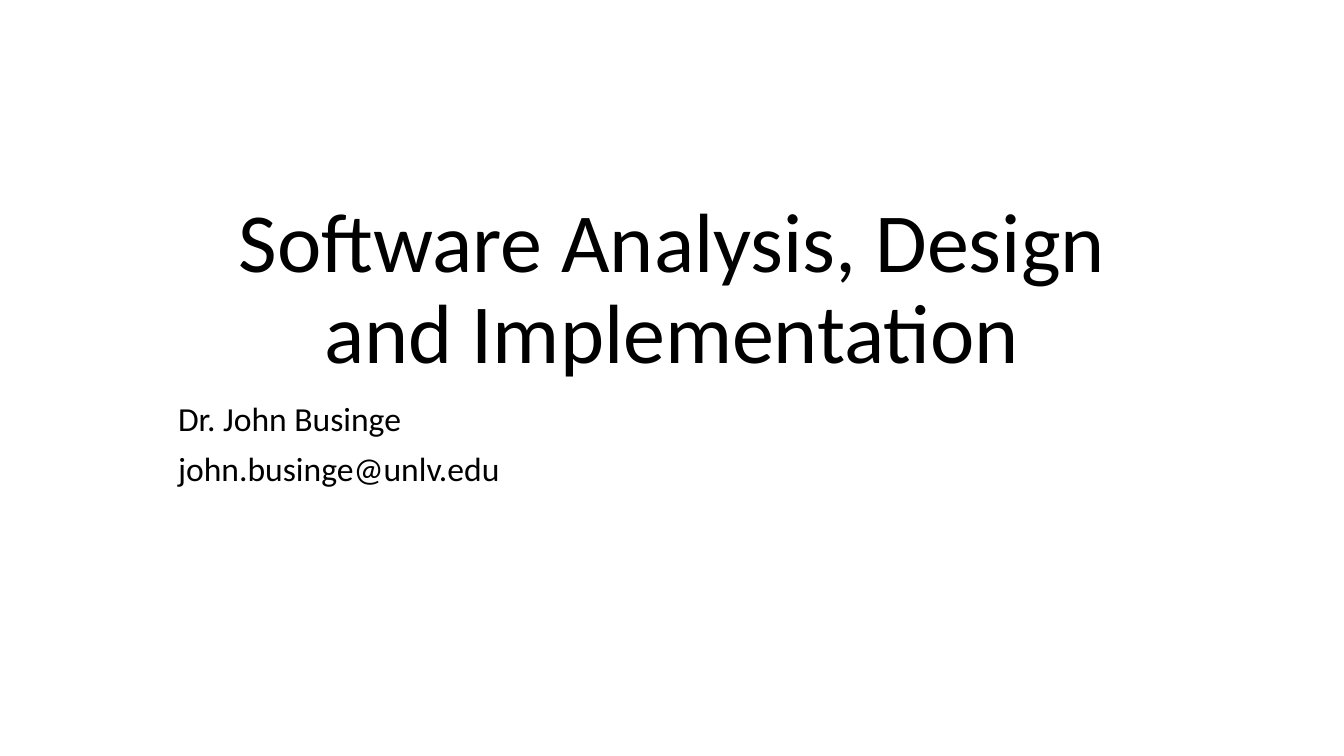
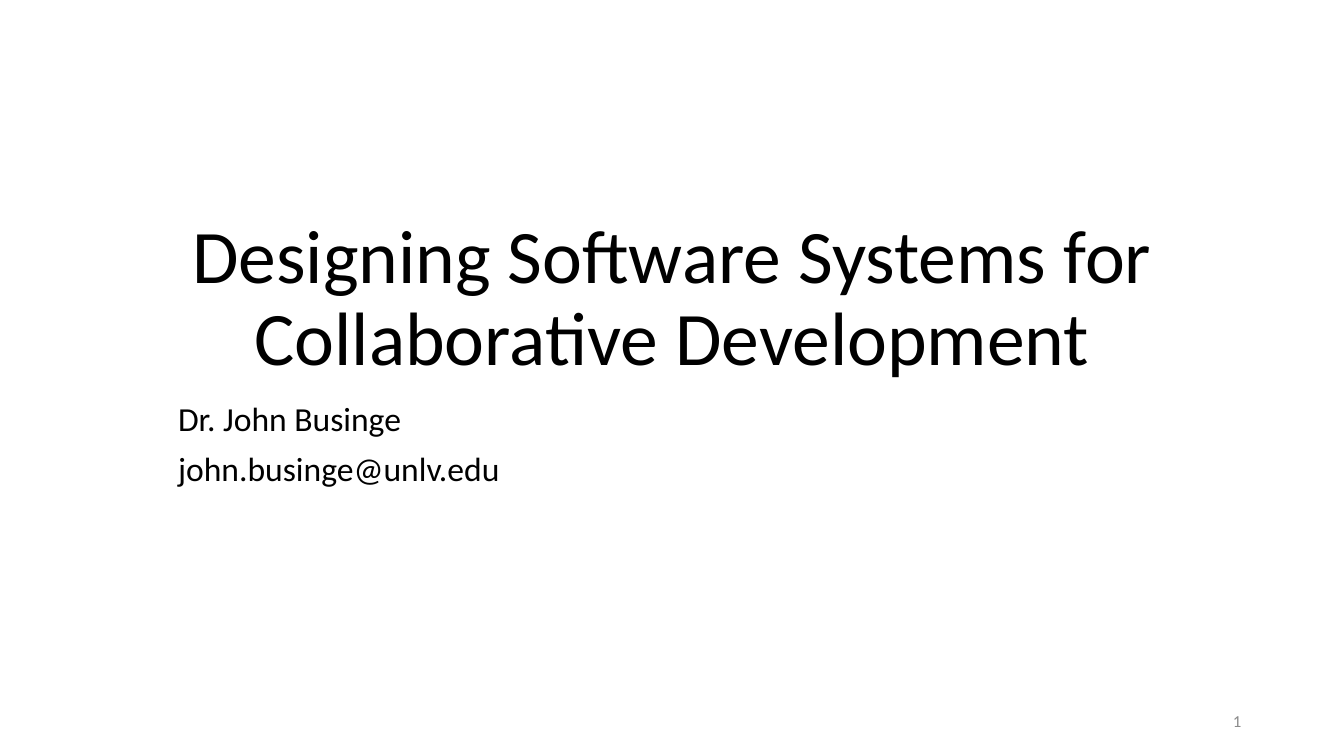
Before and after one commit to johnxu21/johnxu21.github.io, a slide deck: slide 1 of teaching/CS472/Timetable/OOD-V2.pptx. Drawn at 1344x756 pixels with LibreOffice and Linux fonts; fonts in the diff are those of the drawing. Boxes give left, top, right and bottom in pixels: in the first picture for what was removed or moved away, otherwise in the second. Text is boxed around its words. In the diff, an @@ line names an element or a change of style, - is before the commit and + after.

```diff
--- a/teaching/CS472/Timetable/OOD-V2.pptx
+++ b/teaching/CS472/Timetable/OOD-V2.pptx
@@ title at bbox=[192, 231, 1152, 378]: text changed; size 60 to 54 pt @@
-Software Analysis, Design and Implementation
+Designing Software Systems for Collaborative Development
@@ page number added at bbox=[1233, 716, 1241, 727], 12 pt, text #8C8C8C @@
+1
```
Also in this commit, not shown: 5 other slides changed, 18 slides added, 23 slides removed, 3 other files.
